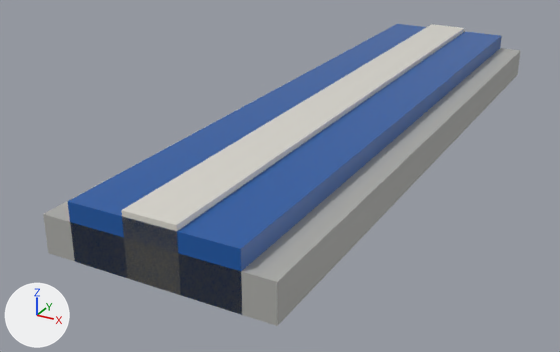
Before and after pictures for a commit that changed the glTF model assets/base/gltf/greebles/civilian_stripe.glb.
Both versions are drawn from a camera (50 mm lens) standing at (0.459, -1.051, 0.439) and looking at (-0.073, -0.083, -0.045). The axes (+X, +Y, +Z) are drawn at lower left. The lights are the same throughout. The picture after the commit comes second.
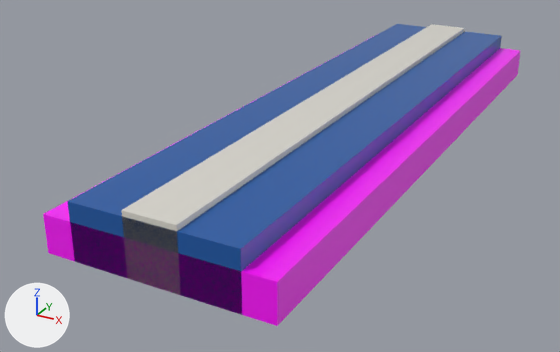
Boxes [x1, y1, x2, y2] around the edits, measured in the pictures (560 x 352 px):
'Mesh_0', recoloured
    both: [43, 41, 520, 326]

The change, as a diff of the scene's bpy script:
```diff
--- a/assets/base/gltf/greebles/civilian_stripe.glb.py
+++ b/assets/base/gltf/greebles/civilian_stripe.glb.py
@@ mat_hull @@
 mat_hull = principled_material('hull')
-mat_hull.base_color = (0.42, 0.42, 0.4)  # grey #adadaa
+mat_hull.base_color = (1.0, 0.0, 1.0)  # pink #ff00ff
 mat_hull.roughness = 0.35
```
